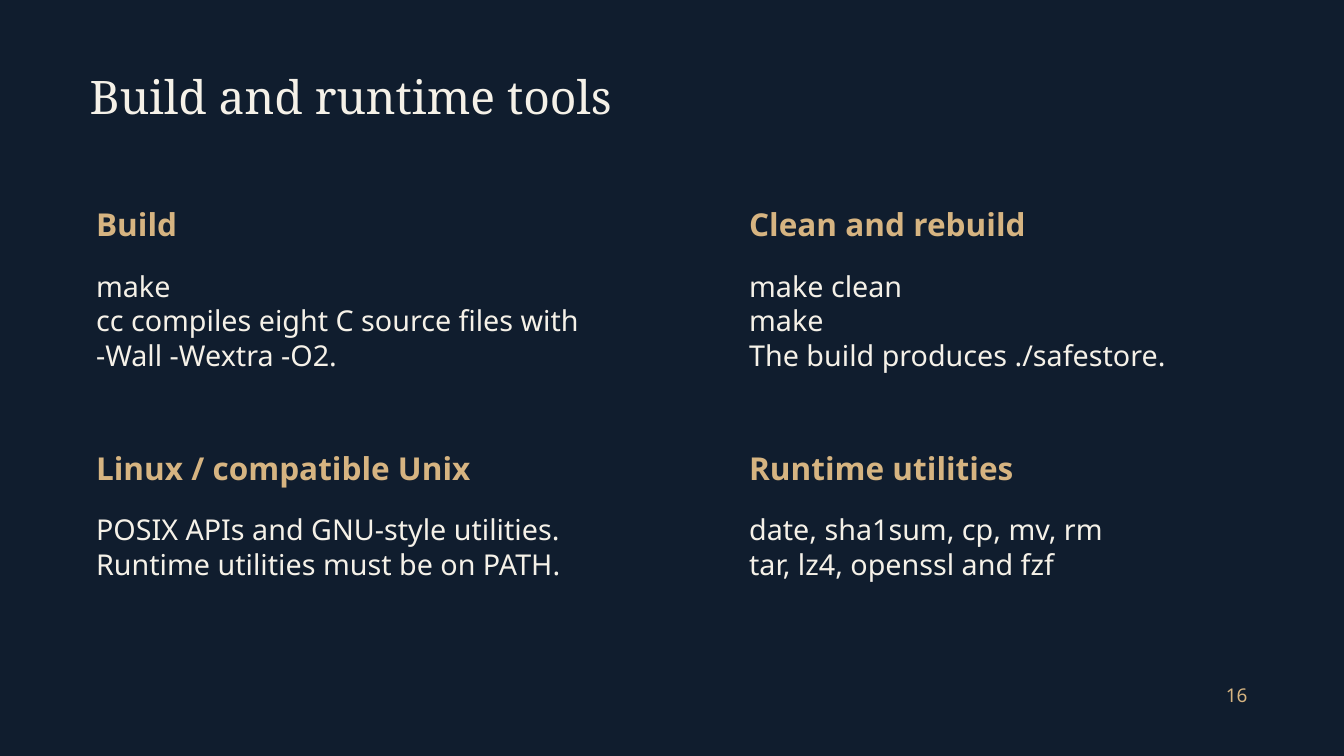
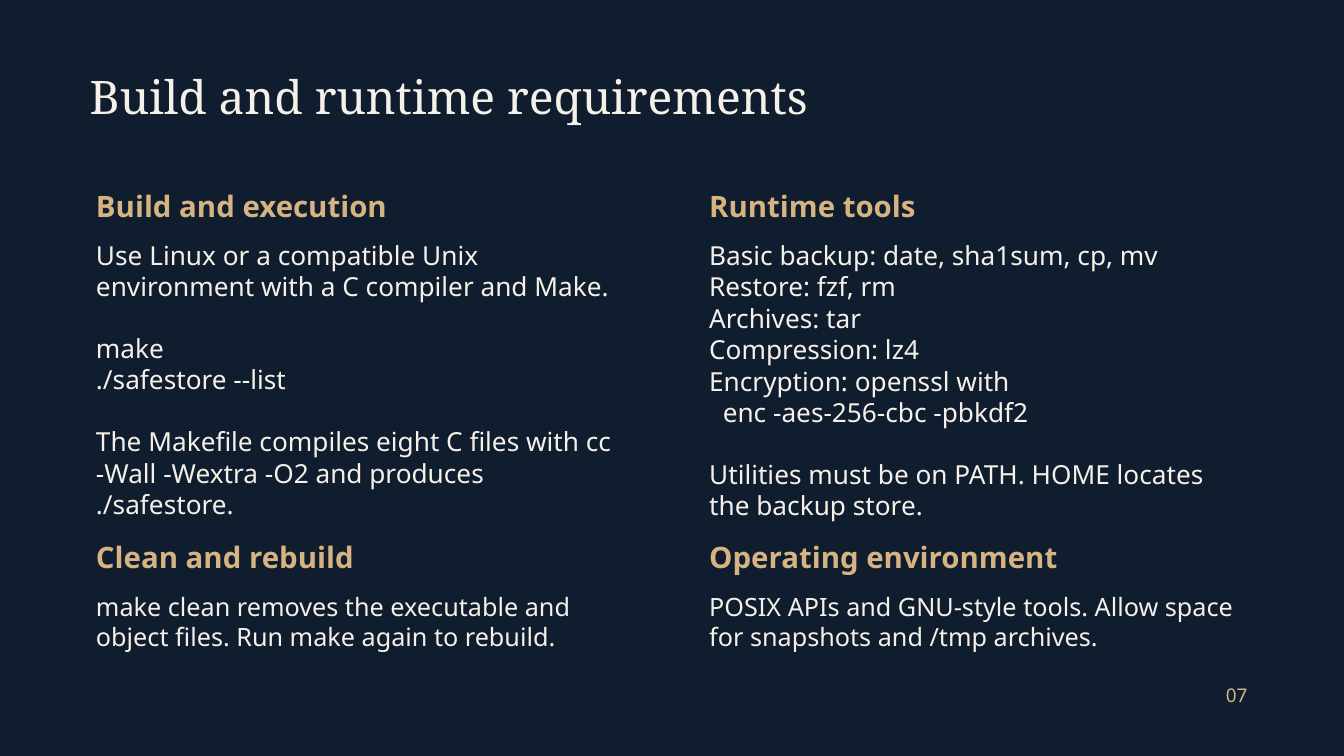
Before and after one commit to srikar0006/safestore, a slide deck: slide 7 of Presentations/SafeStore_Final.pptx (slide 17 before the commit). Drawn at 1344x756 pixels with LibreOffice and Linux fonts; fonts in the diff are those of the drawing; background and template pictures are left out. Boxes give left, top, right and bottom in pixels: in the first picture for what was removed or moved away, otherwise in the second. Text is boxed around its words. In the diff, an @@ line names an element or a change of style, - is before the commit and + after.

```diff
--- a/Presentations/SafeStore_Final.pptx
+++ b/Presentations/SafeStore_Final.pptx
@@ text at <box>90,79,808,125</box>: text changed @@
-Build and runtime tools
+Build and runtime requirements
@@ text at <box>96,194,387,218</box>: text changed; size 22.5 to 21 pt @@
-Build
+Build and execution
@@ text added at <box>709,194,916,218</box>, 21 pt, text #D6B481, bold @@
+Runtime tools
@@ text added at <box>96,245,611,515</box>, 18.8 pt, text #F5F1E8 @@
+Use Linux or a compatible Unix environment with a C compiler and Make.
+make
+./safestore --list
+The Makefile compiles eight C files with cc -Wall -Wextra -O2 and produces ./safestore.
@@ text added at <box>709,245,1204,522</box>, 18.8 pt, text #F5F1E8 @@
+Basic backup: date, sha1sum, cp, mv
+Restore: fzf, rm
+Archives: tar
+Compression: lz4
+Encryption: openssl with
+enc -aes-256-cbc -pbkdf2
+Utilities must be on PATH. HOME locates the backup store.
@@ text removed at <box>96,275,579,367</box> @@
-make
-cc compiles eight C source files with
--Wall -Wextra -O2.
@@ text removed at <box>749,275,1166,373</box> @@
-make clean
-make
-The build produces ./safestore.
@@ text removed at <box>96,456,470,488</box> @@
-Linux / compatible Unix
@@ text removed at <box>749,456,1013,481</box> @@
-Runtime utilities
@@ text "Clean and rebuild": place and size @@
-text "Clean and rebuild" at <box>749,212,1025,237</box>
+text "Clean and rebuild" at <box>96,545,354,569</box>
@@ text "Clean and rebuild" at <box>96,545,354,569</box>: size 22.5 to 21 pt @@
@@ text removed at <box>96,518,560,576</box> @@
-POSIX APIs and GNU-style utilities.
-Runtime utilities must be on PATH.
@@ text removed at <box>749,518,1103,582</box> @@
-date, sha1sum, cp, mv, rm
-tar, lz4, openssl and fzf
@@ text added at <box>709,545,1057,575</box>, 21 pt, text #D6B481, bold @@
+Operating environment
@@ text added at <box>96,597,570,652</box>, 18 pt, text #F5F1E8 @@
+make clean removes the executable and object files. Run make again to rebuild.
@@ text added at <box>709,597,1233,652</box>, 18 pt, text #F5F1E8 @@
+POSIX APIs and GNU-style tools. Allow space for snapshots and /tmp archives.
@@ text at <box>1226,688,1248,702</box>: text changed @@
-16
+07
```
Also in this commit, not shown: 5 other slides changed, 3 slides added, 13 slides removed.
